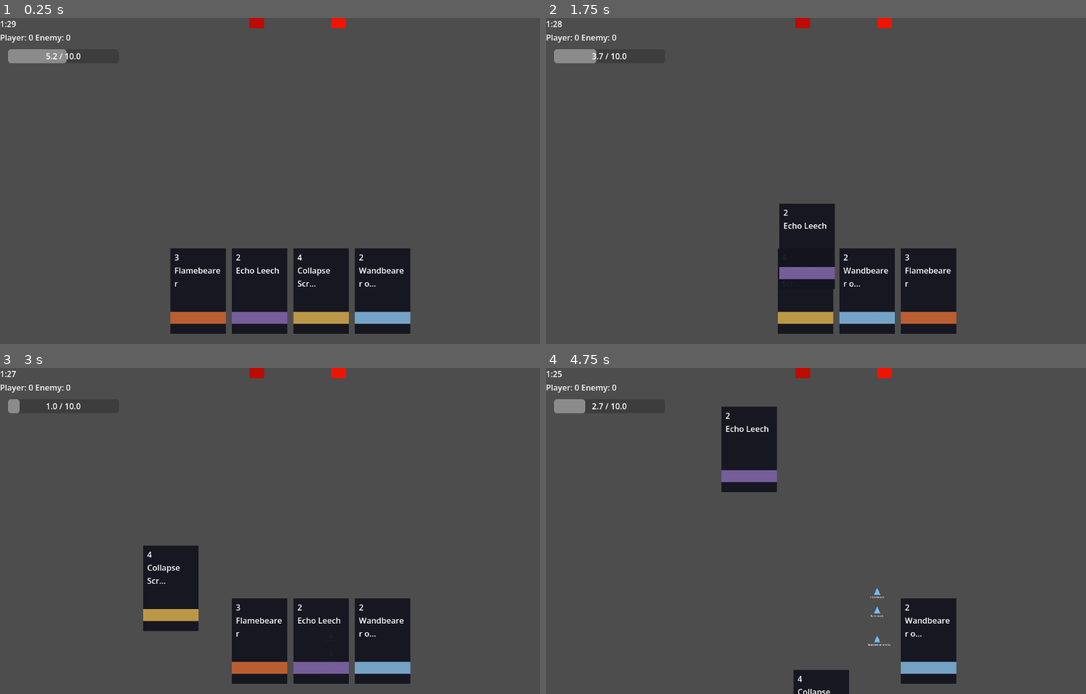
Above: before the commit, frames 1-4 (two rows, left to right).
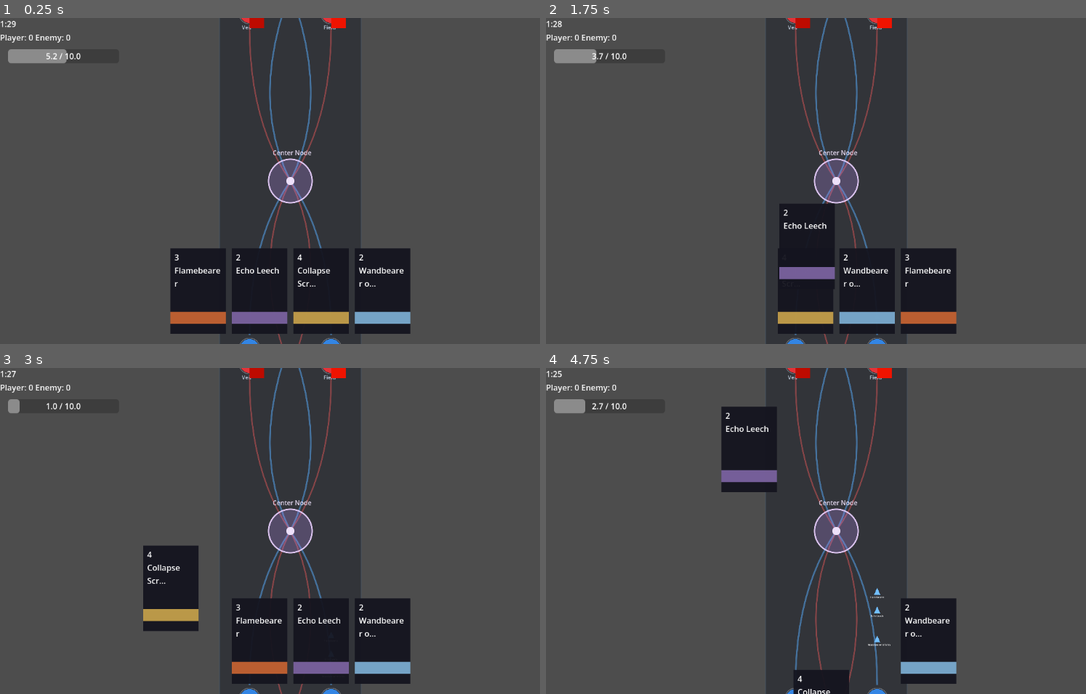
Above: after the commit, the same moments.

Repository: EchoPath-Source/echowars
Game: Godot game, scene res://arena.tscn
The game is run twice, just before and just after one commit, with the same random seed, the same clock (stepped at 60 frames per second) and the same inputs.
Inputs (mouse positions are in pixels of both pictures, inside the frame that each line leads up to):
- Up to frame 1 (0.25 s): no input
- Up to frame 2 (1.75 s): tap Enter (ui_accept) at 0.5 s; drag from (745, 291) to (897, 109) at 0.52 s; drag from (745, 291) to (805, 246) at 1.27 s
- Up to frame 3 (3 s): move the mouse to (259, 641) at 2.02 s; hold Right (ui_right) 2.03-2.75 s; tap Tab at 2.1 s; click (259, 641) at 2.17 s; tap Enter (ui_accept) at 2.75 s; drag from (199, 641) to (118, 482) at 2.77 s
- Up to frame 4 (4.75 s): drag from (805, 641) to (864, 531) at 3.52 s; drag from (864, 641) to (751, 449) at 4.27 s

The runs differ from the first frame. In frame 1, 19% of the frame differs, in the area x 40-67%, y 0-100%; in frame 2, 18%; in frame 3, 20%; in frame 4, 24%.

Commit message:
Clarify center node convergence geometry

Diff:
--- a/arena.tscn
+++ b/arena.tscn
@@ -24,8 +24,11 @@
 position = Vector2(540, 1700)
 
 [node name="playercenter" parent="lanemanager/playergroup" instance=ExtResource("3_anchor")]
-modulate = Color(1, 0, 1, 1)
+show_behind_parent = true
+z_index = -2
+modulate = Color(1, 0, 1, 0.35)
 position = Vector2(360, 1800)
+is_king_anchor = true
 
 [node name="playerveil" parent="lanemanager/playergroup" instance=ExtResource("3_anchor")]
 modulate = Color(1, 0.23529412, 1, 1)
@@ -36,14 +39,20 @@
 [node name="enemyfield" parent="lanemanager/enemygroup" instance=ExtResource("3_anchor")]
 modulate = Color(0.9411765, 0.07450981, 0, 1)
 position = Vector2(540, 220)
+is_player_anchor = false
 
 [node name="enemyveil" parent="lanemanager/enemygroup" instance=ExtResource("3_anchor")]
 modulate = Color(0.7411765, 0.043137256, 0, 1)
 position = Vector2(180, 220)
+is_player_anchor = false
 
 [node name="enemycenter" parent="lanemanager/enemygroup" instance=ExtResource("3_anchor")]
-modulate = Color(0.9372549, 0, 0, 1)
+show_behind_parent = true
+z_index = -2
+modulate = Color(0.9372549, 0, 0, 0.35)
 position = Vector2(360, 120)
+is_player_anchor = false
+is_king_anchor = true
 
 [node name="matchhud" type="CanvasLayer" parent="."]
 script = ExtResource("4_hud")
--- a/scenes/arena/arena.tscn
+++ b/scenes/arena/arena.tscn
@@ -1,6 +1,10 @@
-[gd_scene load_steps=2 format=3]
+[gd_scene load_steps=3 format=3]
 
 [ext_resource type="Script" path="res://scripts/arena/arena.gd" id="1_arena"]
+[ext_resource type="Script" path="res://scripts/arena/lane_manager.gd" id="2_lane_manager"]
 
 [node name="Arena" type="Node2D"]
 script = ExtResource("1_arena")
+
+[node name="lanemanager" type="Node2D" parent="."]
+script = ExtResource("2_lane_manager")
--- a/scripts/arena/lane_manager.gd
+++ b/scripts/arena/lane_manager.gd
@@ -22,11 +22,19 @@
 const ENEMY_SPAWN_Y: float = 280.0
 
 const CENTER_NODE_POS: Vector2 = Vector2(360.0, 960.0)
-const CENTER_NODE_RADIUS: float = 80.0
+const CENTER_NODE_RADIUS: float = 96.0
+const CONVERGENCE_APPROACH_OFFSET_Y: float = 260.0
+const PRESSURE_EXIT_OFFSET_Y: float = 360.0
 
 signal center_captured(team: String)
 
 var center_controller: String = "neutral"
+
+func _ready() -> void:
+	queue_redraw()
+
+func _draw() -> void:
+	_draw_pressure_board()
 
 func get_lane_x(lane: int) -> float:
 	match lane:
@@ -50,17 +58,18 @@
 	return Vector2(CENTER_X, ENEMY_KING_Y if is_player_owned else PLAYER_KING_Y)
 
 func get_macro_route_points(lane: int, is_player_owned: bool, start_pos: Vector2) -> Array[Vector2]:
-	# Layer 3 simple route: side-lane pressure bends through the Center Node zone,
-	# then redirects toward the opposing king/anchor direction. This keeps the
-	# prototype close to the rounded-X / convergence model without full pathfinding.
+	# Side pressure lanes bend into the Center Node convergence zone, then peel
+	# toward enemy-side pressure. CENTER_NODE is a contested area, not a straight
+	# third rail behind the anchors.
 	var route: Array[Vector2] = [start_pos]
 
 	if lane == Lane.CENTER_NODE:
 		route.append(CENTER_NODE_POS)
+		route.append(_get_center_node_pressure_exit(is_player_owned))
 	else:
-		var bend_y := 1120.0 if is_player_owned else 800.0
-		route.append(Vector2(get_lane_x(lane), bend_y))
+		route.append(_get_convergence_approach(lane, is_player_owned))
 		route.append(CENTER_NODE_POS)
+		route.append(_get_pressure_exit(lane, is_player_owned))
 
 	route.append(get_enemy_king_pos(is_player_owned))
 	return route
@@ -71,3 +80,97 @@
 	elif screen_x > 450.0:
 		return Lane.FIELD
 	return Lane.CENTER_NODE
+
+func _get_convergence_approach(lane: int, is_player_owned: bool) -> Vector2:
+	var y_offset := CONVERGENCE_APPROACH_OFFSET_Y if is_player_owned else -CONVERGENCE_APPROACH_OFFSET_Y
+	return Vector2(get_lane_x(lane), CENTER_NODE_POS.y + y_offset)
+
+func _get_pressure_exit(lane: int, is_player_owned: bool) -> Vector2:
+	var exit_lane := _get_opposite_pressure_lane(lane)
+	var y_offset := -PRESSURE_EXIT_OFFSET_Y if is_player_owned else PRESSURE_EXIT_OFFSET_Y
+	return Vector2(get_lane_x(exit_lane), CENTER_NODE_POS.y + y_offset)
+
+func _get_center_node_pressure_exit(is_player_owned: bool) -> Vector2:
+	# Temporary center deploy behavior: units still contest the node first, then
+	# leave through a side-pressure vector so Center Node does not read as a lane.
+	var exit_lane := Lane.FIELD if is_player_owned else Lane.VEIL
+	var y_offset := -PRESSURE_EXIT_OFFSET_Y if is_player_owned else PRESSURE_EXIT_OFFSET_Y
+	return Vector2(get_lane_x(exit_lane), CENTER_NODE_POS.y + y_offset)
+
+func _get_opposite_pressure_lane(lane: int) -> int:
+	return Lane.FIELD if lane == Lane.VEIL else Lane.VEIL
+
+func _draw_pressure_board() -> void:
+	_draw_arena_frame()
+	_draw_pressure_routes()
+	_draw_anchors()
+	_draw_center_node()
+
+func _draw_arena_frame() -> void:
+	var board_rect := Rect2(Vector2(48.0, 72.0), Vector2(ARENA_WIDTH - 96.0, ARENA_HEIGHT - 144.0))
+	draw_rect(board_rect, Color(0.05, 0.07, 0.12, 0.42), true)
+	draw_rect(board_rect, Color(0.28, 0.44, 0.62, 0.45), false, 3.0)
+	draw_line(Vector2(72.0, CENTER_NODE_POS.y), Vector2(ARENA_WIDTH - 72.0, CENTER_NODE_POS.y), Color(0.55, 0.7, 0.85, 0.25), 2.0)
+
+func _draw_pressure_routes() -> void:
+	var player_veil := get_macro_route_points(Lane.VEIL, true, get_spawn_pos(Lane.VEIL, true))
+	var player_field := get_macro_route_points(Lane.FIELD, true, get_spawn_pos(Lane.FIELD, true))
+	var enemy_veil := get_macro_route_points(Lane.VEIL, false, get_spawn_pos(Lane.VEIL, false))
+	var enemy_field := get_macro_route_points(Lane.FIELD, false, get_spawn_pos(Lane.FIELD, false))
+
+	_draw_route_curve(player_veil, Color(0.35, 0.68, 1.0, 0.5), 6.0)
+	_draw_route_curve(player_field, Color(0.35, 0.68, 1.0, 0.5), 6.0)
+	_draw_route_curve(enemy_veil, Color(1.0, 0.36, 0.36, 0.42), 5.0)
+	_draw_route_curve(enemy_field, Color(1.0, 0.36, 0.36, 0.42), 5.0)
+
+func _draw_route_curve(points: Array[Vector2], color: Color, width: float) -> void:
+	var smoothed := _build_route_preview_curve(points)
+	if smoothed.size() >= 2:
+		draw_polyline(smoothed, color, width, true)
+
+func _build_route_preview_curve(points: Array[Vector2]) -> PackedVector2Array:
+	var smoothed := PackedVector2Array()
+	if points.size() < 2:
+		return smoothed
+
+	if points.size() < 5:
+		for point in points:
+			smoothed.append(point)
+		return smoothed
+
+	smoothed.append_array(_get_quadratic_segment(points[0], points[1], points[2], 12, false))
+	smoothed.append_array(_get_quadratic_segment(points[2], points[3], points[4], 12, true))
+	return smoothed
+
+func _get_quadratic_segment(start: Vector2, control: Vector2, end: Vector2, steps: int, skip_first: bool) -> PackedVector2Array:
+	var segment := PackedVector2Array()
+	for index in range(steps + 1):
+		if skip_first and index == 0:
+			continue
+
+		var t := float(index) / float(steps)
+		var inverse_t := 1.0 - t
+		var point := (inverse_t * inverse_t * start) + (2.0 * inverse_t * t * control) + (t * t * end)
+		segment.append(point)
+	return segment
+
+func _draw_anchors() -> void:
+	_draw_anchor(get_anchor_pos(Lane.VEIL, true), Color(0.2, 0.55, 0.95, 0.92), "Veil")
+	_draw_anchor(get_anchor_pos(Lane.FIELD, true), Color(0.2, 0.55, 0.95, 0.92), "Field")
+	_draw_anchor(get_anchor_pos(Lane.VEIL, false), Color(0.95, 0.2, 0.22, 0.92), "Veil")
+	_draw_anchor(get_anchor_pos(Lane.FIELD, false), Color(0.95, 0.2, 0.22, 0.92), "Field")
+	draw_circle(get_anchor_pos(Lane.CENTER_NODE, true), 30.0, Color(0.2, 0.55, 0.95, 0.55))
+	draw_circle(get_anchor_pos(Lane.CENTER_NODE, false), 30.0, Color(0.95, 0.2, 0.22, 0.55))
+
+func _draw_anchor(pos: Vector2, color: Color, label: String) -> void:
+	draw_circle(pos, 42.0, color)
+	draw_circle(pos, 46.0, Color(0.9, 0.95, 1.0, 0.35), false, 3.0)
+	draw_string(ThemeDB.fallback_font, pos + Vector2(-34.0, 70.0), label, HORIZONTAL_ALIGNMENT_LEFT, -1.0, 24.0, Color(0.86, 0.92, 1.0, 0.84))
+
+func _draw_center_node() -> void:
+	# Draw the Center Node last so it reads as the contested convergence zone in
+	# front of the pressure lanes, not as a hidden middle lane anchor.
+	draw_circle(CENTER_NODE_POS, CENTER_NODE_RADIUS, Color(0.75, 0.58, 1.0, 0.24))
+	draw_arc(CENTER_NODE_POS, CENTER_NODE_RADIUS, 0.0, TAU, 72, Color(0.92, 0.82, 1.0, 0.92), 5.0, true)
+	draw_circle(CENTER_NODE_POS, 18.0, Color(0.95, 0.9, 1.0, 0.96))
+	draw_string(ThemeDB.fallback_font, CENTER_NODE_POS + Vector2(-78.0, -CENTER_NODE_RADIUS - 18.0), "Center Node", HORIZONTAL_ALIGNMENT_LEFT, -1.0, 28.0, Color(0.95, 0.9, 1.0, 0.95))
--- a/scripts/autoloads/card_manager.gd
+++ b/scripts/autoloads/card_manager.gd
@@ -88,12 +88,18 @@
 	if manager != null and manager.has_method("get_macro_route_points"):
 		return manager.get_macro_route_points(lane, is_player, start_pos)
 
-	# Fallback route: Veil/Field pressure bends through the Center Node control zone,
-	# then redirects toward the enemy anchor direction. Center Node is not a normal lane.
+	# Fallback route: keep Center Node as a convergence zone, not a straight lane.
+	var enemy_y := LaneManagerScript.ENEMY_KING_Y if is_player else LaneManagerScript.PLAYER_KING_Y
+	var exit_y := LaneManagerScript.CENTER_NODE_POS.y - LaneManagerScript.PRESSURE_EXIT_OFFSET_Y if is_player else LaneManagerScript.CENTER_NODE_POS.y + LaneManagerScript.PRESSURE_EXIT_OFFSET_Y
+	var exit_x := LaneManagerScript.FIELD_X if lane == LaneManagerScript.Lane.VEIL else LaneManagerScript.VEIL_X
+	if lane == LaneManagerScript.Lane.CENTER_NODE:
+		exit_x = LaneManagerScript.FIELD_X if is_player else LaneManagerScript.VEIL_X
+
 	return [
 		start_pos,
 		LaneManagerScript.CENTER_NODE_POS,
-		Vector2(LaneManagerScript.CENTER_X, LaneManagerScript.ENEMY_KING_Y)
+		Vector2(exit_x, exit_y),
+		Vector2(LaneManagerScript.CENTER_X, enemy_y)
 	]
 
 func _get_lane_manager() -> Node:
Not shown, changed: docs/center-node-correction.md
